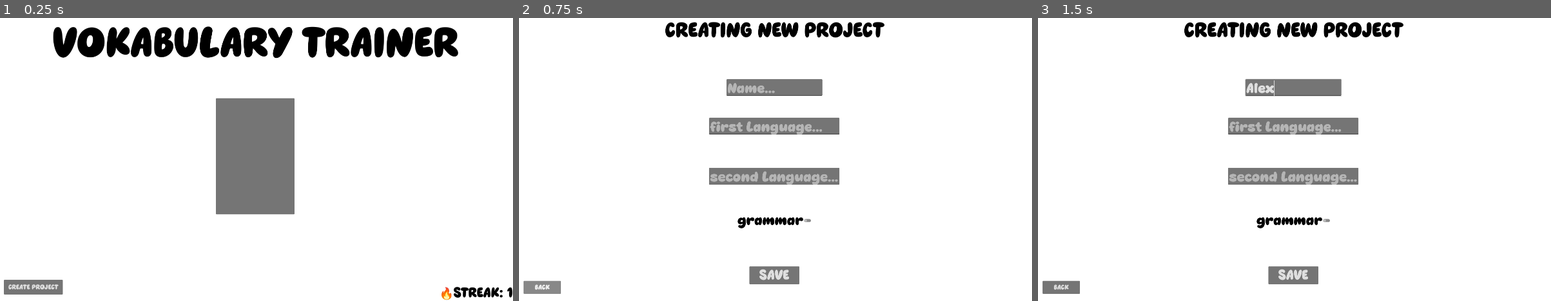
Above: before the commit, frames 1-3 (left to right).
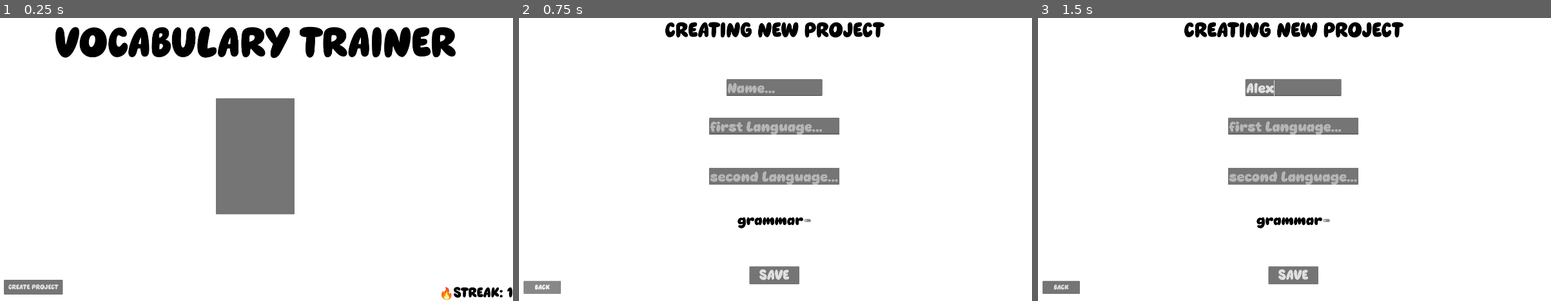
Above: after the commit, the same moments.

Repository: Rocket9876/vokabulary_trainer
Game: Godot game, scene res://Scenes/main.tscn
The game is run twice, just before and just after one commit, with the same random seed, the same clock (stepped at 60 frames per second) and the same inputs.
Inputs (mouse positions are in pixels of both pictures, inside the frame that each line leads up to):
- Up to frame 1 (0.25 s): no input
- Up to frame 2 (0.75 s): click "CREATE PROJECT" at 0.5 s
- Up to frame 3 (1.5 s): click (1294, 88) at 1.27 s; type "Alex" at 1.35 s

The runs differ from the first frame. In frame 1, 2.9% of the frame differs, in the area x 10-90%, y 2-15%; in frame 2, nothing differs; in frame 3, nothing differs.

Commit message:
small update
added a fix so that now you cant add empty vocabulary anymore

Diff:
--- a/Scenes/add_vocabulary.tscn
+++ b/Scenes/add_vocabulary.tscn
@@ -190,5 +190,25 @@
 horizontal_alignment = 1
 vertical_alignment = 1
 
+[node name="warning" type="RichTextLabel" parent="." unique_id=1619182778]
+visible = false
+layout_mode = 1
+anchors_preset = 7
+anchor_left = 0.5
+anchor_top = 1.0
+anchor_right = 0.5
+anchor_bottom = 1.0
+offset_left = -179.75
+offset_top = -191.0
+offset_right = 179.75
+offset_bottom = -119.0
+grow_horizontal = 2
+grow_vertical = 0
+mouse_filter = 2
+theme_override_colors/default_color = Color(1, 0, 0, 1)
+theme_override_font_sizes/normal_font_size = 32
+text = "(somethings missing)"
+horizontal_alignment = 1
+
 [connection signal="pressed" from="Save" to="." method="_on_save_pressed"]
 [connection signal="pressed" from="Back" to="." method="_on_back_pressed"]
--- a/Scenes/main.tscn
+++ b/Scenes/main.tscn
@@ -44,7 +44,7 @@
 grow_horizontal = 2
 theme_override_colors/default_color = Color(0, 0, 0, 1)
 theme_override_font_sizes/normal_font_size = 192
-text = "VOKABULARY TRAINER"
+text = "VOCABULARY TRAINER"
 horizontal_alignment = 1
 vertical_alignment = 1
 
--- a/Scenes/select_vocabulary.tscn
+++ b/Scenes/select_vocabulary.tscn
@@ -51,6 +51,7 @@
 offset_bottom = -35.0
 grow_horizontal = 0
 grow_vertical = 0
+tooltip_text = "If no vocabulary is selected it will just use the normal vocabulary"
 theme_override_font_sizes/font_size = 64
 text = "CONTINUE"
 
--- a/Scripts/add_vocabulary.gd
+++ b/Scripts/add_vocabulary.gd
@@ -11,14 +11,18 @@
 
 
 func _on_save_pressed() -> void:
-	$AnimationPlayer.play("vocabulary updatet")
-	if global.current_project["grammar"]:
-		global.save_new_vocabulary(global.current_project,first_lang_edit.text,second_lang_edit.text,grammar_edit.text)
+	if first_lang_edit.text.strip_edges() and second_lang_edit.text.strip_edges():
+		$warning.visible = false
+		$AnimationPlayer.play("vocabulary updatet")
+		if global.current_project["grammar"]:
+			global.save_new_vocabulary(global.current_project,first_lang_edit.text,second_lang_edit.text,grammar_edit.text)
+		else:
+			global.save_new_vocabulary(global.current_project,first_lang_edit.text,second_lang_edit.text)
+		first_lang_edit.text = ""
+		second_lang_edit.text = ""
+		grammar_edit.text = ""
 	else:
-		global.save_new_vocabulary(global.current_project,first_lang_edit.text,second_lang_edit.text)
-	first_lang_edit.text = ""
-	second_lang_edit.text = ""
-	grammar_edit.text = ""
+		$warning.visible = true
 
 
 func _on_back_pressed() -> void:
--- a/Scripts/test_vocabulary_preperation.gd
+++ b/Scripts/test_vocabulary_preperation.gd
@@ -22,7 +22,7 @@
 		global.vocabulary_settings = {"test direction index":vocabulary_test_direction.selected,"advanced":$advanced.button_pressed,"grammar":grammar_checkbox.button_pressed,"amount":int(vocabulary_amount.text),"infinity":infinity_checkbox.button_pressed}
 	else:
 		global.vocabulary_settings = {"test direction index":vocabulary_test_direction.selected,"advanced":$advanced.button_pressed,"grammar":grammar_checkbox.button_pressed,"amount":0,"infinity":infinity_checkbox.button_pressed}
-	if select_vocabulary:
+	if select_vocabulary.button_pressed:
 		get_tree().change_scene_to_file("res://Scenes/select_vocabulary.tscn")
 	else:
 		get_tree().change_scene_to_file("res://Scenes/vocabulary_test.tscn")
Not shown, changed: export_presets.cfg
